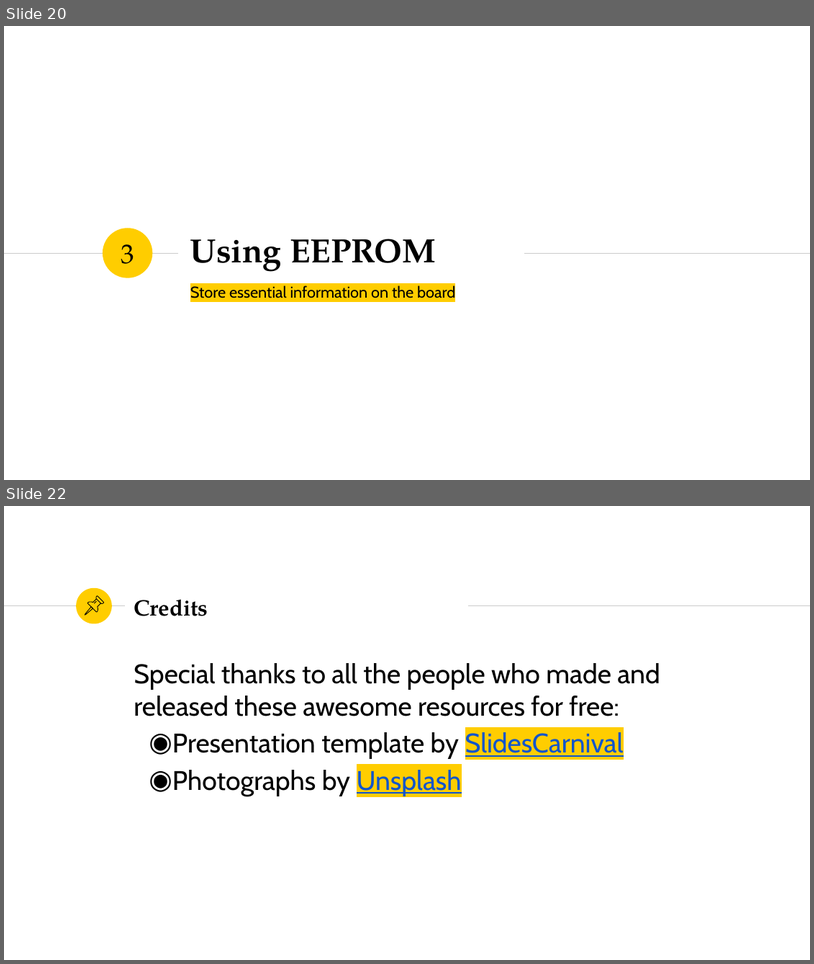
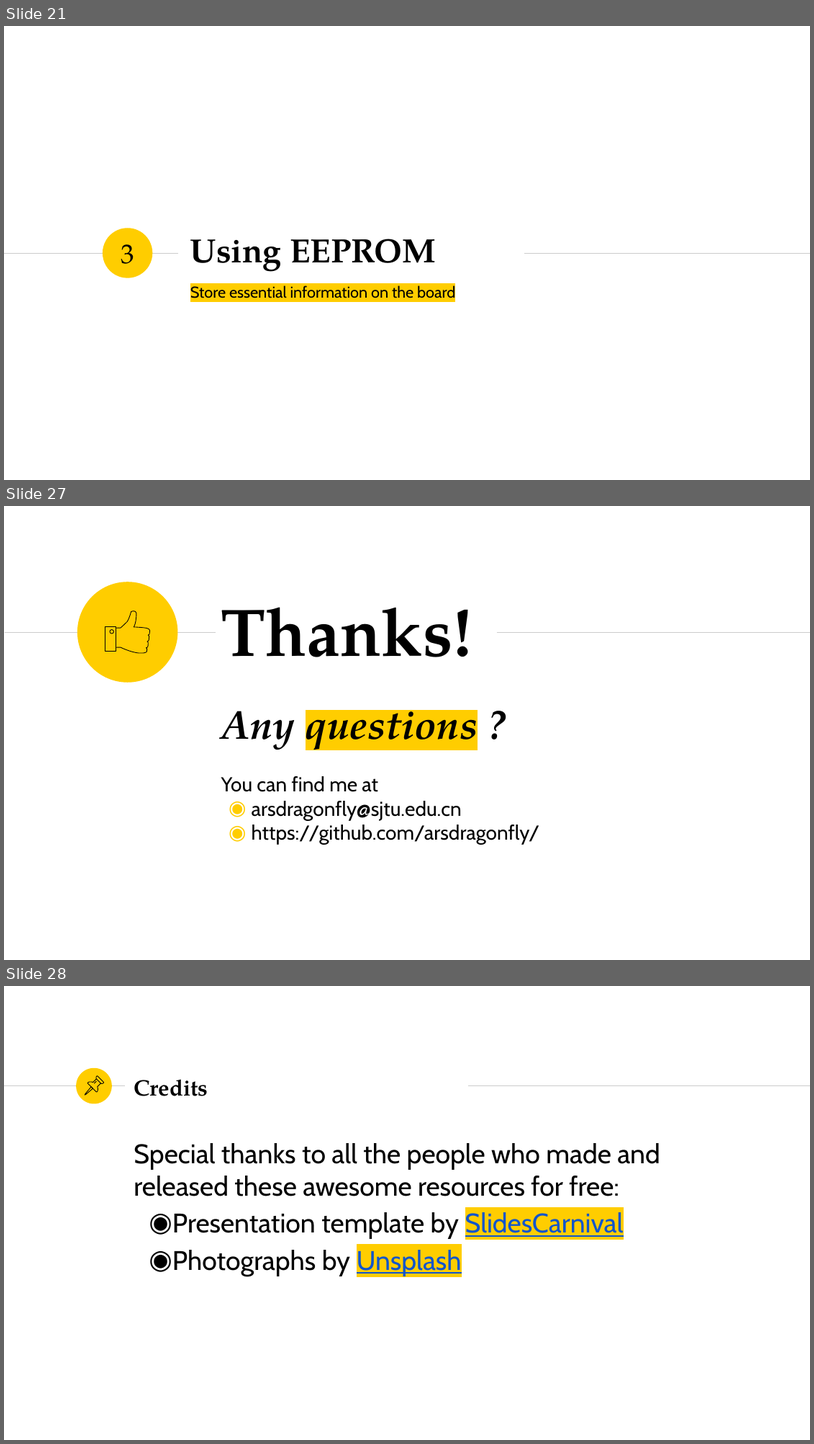
Before and after one commit to SSTIA/arduino-seminar, a slide deck: slides/ArduinoSeminar1.pptx. Shown one above the other, each under a label of ours: slides 20 and 22 before the commit, slides 21, 27 and 28 after it; the slides between them are not shown. The pictures are 814x964 and 814x1444 pixels, drawn with LibreOffice and Linux fonts; fonts in the diff are those of the drawing. Boxes give left, top, right and bottom in pixels: in the first picture for what was removed or moved away, otherwise in the second. Text is boxed around its words. In the diff, an @@ line names an element or a change of style, - is before the commit and + after.

```diff
--- a/slides/ArduinoSeminar1.pptx
+++ b/slides/ArduinoSeminar1.pptx
@@ slide 27 added at bbox=[4, 506, 810, 960], background #FFFFFF @@
@@ ellipse added at bbox=[77, 582, 178, 682], fill #FFCD00 @@
@@ freeform shape added at bbox=[116, 611, 149, 653], outline #000000 0.75 pt @@
@@ title added at bbox=[221, 607, 473, 657], 80 pt, text #000000, bold @@
+Thanks!
@@ line added from (5, 632) to (216, 632), #CCCCCC 0.75 pt @@
@@ freeform shape added at bbox=[106, 627, 116, 651], outline #000000 0.75 pt @@
@@ line added from (497, 632) to (810, 632), #CCCCCC 0.75 pt @@
@@ subtitle added at bbox=[221, 697, 540, 844], 24 pt, text #000000 @@
+Any questions ?
+You can find me at
+◉ arsdragonfly@sjtu.edu.cn
+◉ https://github.com/arsdragonfly/
@@ what was slide 20 is now slide 21 @@
@@ what was slide 22 is now slide 28 @@
```
Also in this commit, not shown: 2 slides changed, 5 other slides added, 2 other files.
